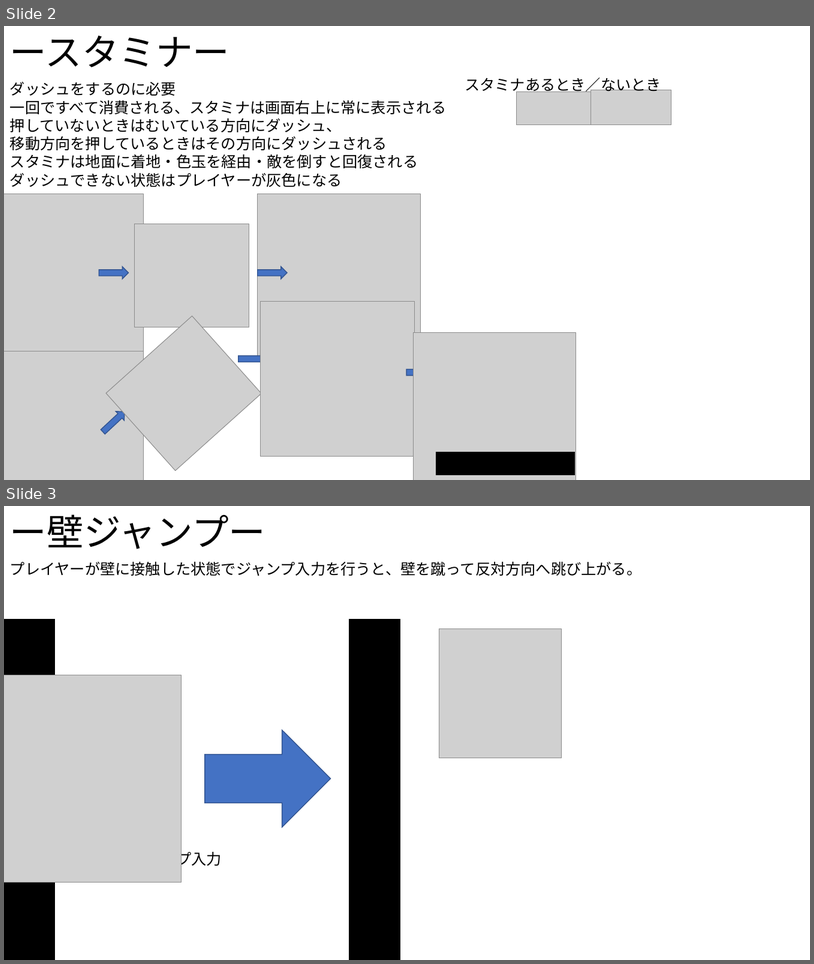
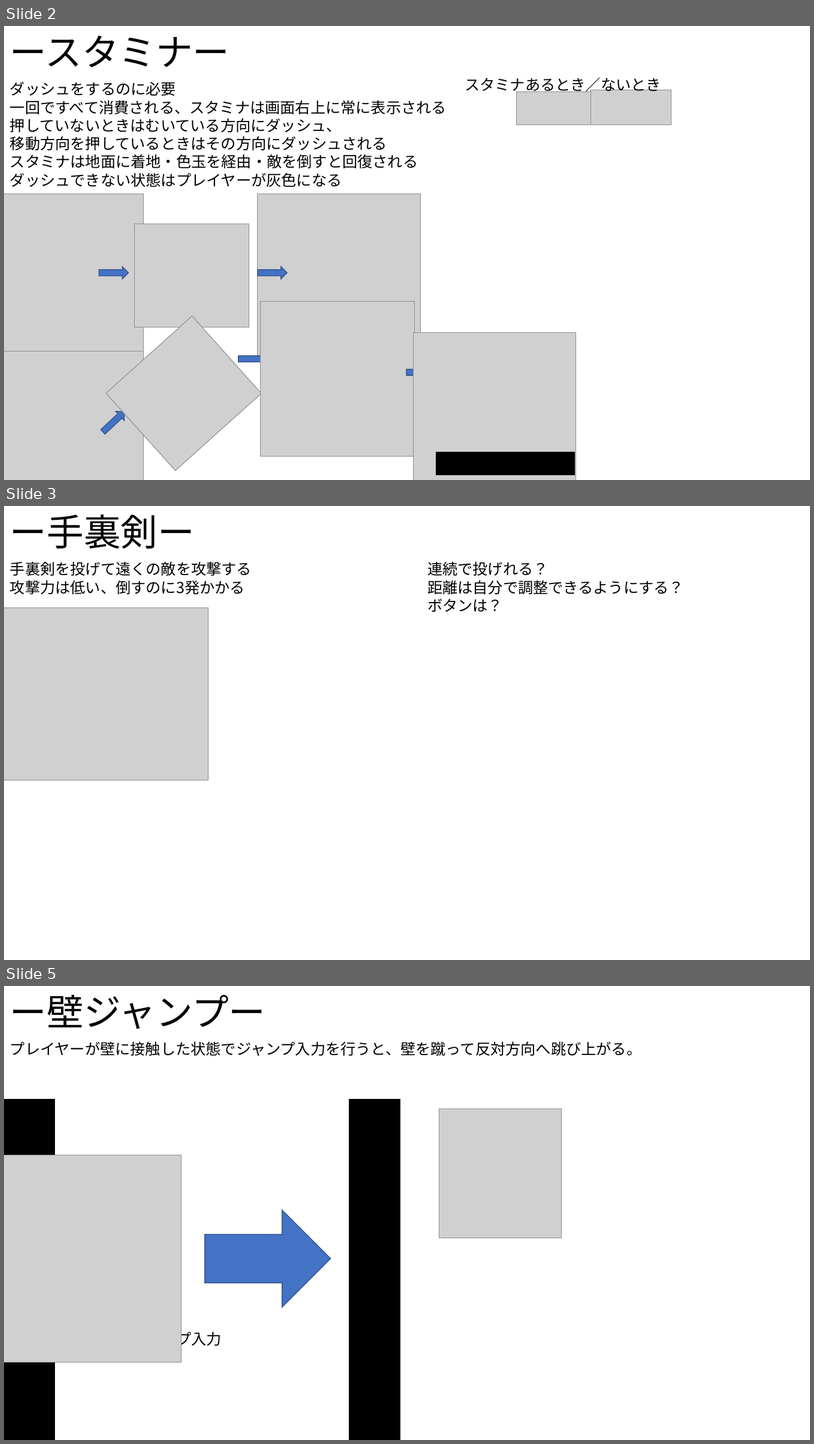
Before and after one commit to Shingo-Takenaka/Employment-work, a slide deck: 仕様書/Ninja.pptx. Shown one above the other, each under a label of ours: slides 2 and 3 before the commit, slides 2, 3 and 5 after it; the slides between them are not shown. The pictures are 814x964 and 814x1444 pixels, drawn with LibreOffice and Linux fonts; fonts in the diff are those of the drawing; grey boxes stand for pictures. Boxes give left, top, right and bottom in pixels: in the first picture for what was removed or moved away, otherwise in the second. Text is boxed around its words. In the diff, an @@ line names an element or a change of style, - is before the commit and + after.

```diff
--- a/仕様書/Ninja.pptx
+++ b/仕様書/Ninja.pptx
@@ slide 3 added at box(4, 506, 810, 960), background #FFFFFF @@
@@ text added at box(10, 514, 195, 549), 44 pt, text #000000 @@
+ー手裏剣ー
@@ text added at box(10, 561, 252, 594), 18 pt, text #000000 @@
+手裏剣を投げて遠くの敵を攻撃する
+攻撃力は低い、倒すのに3発かかる
@@ text added at box(428, 561, 684, 612), 18 pt, text #000000 @@
+連続で投げれる？
+距離は自分で調整できるようにする？
+ボタンは？
@@ picture added at box(4, 607, 209, 780) @@
@@ what was slide 3 is now slide 5 @@
```
Also in this commit, not shown: 1 slide changed, 1 other slide added, 4 other files.
